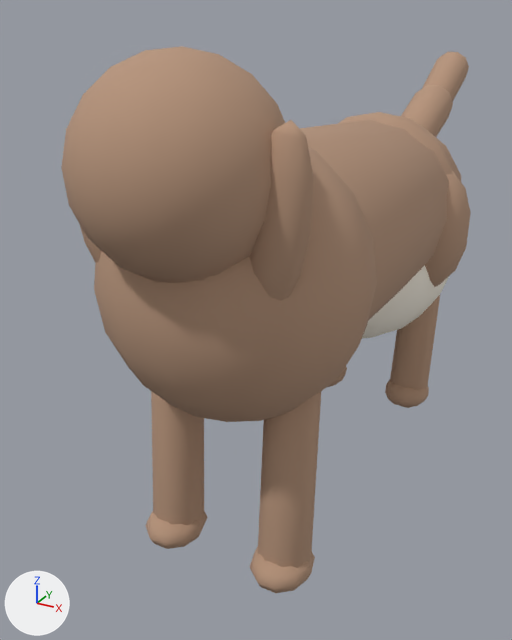
The glTF model WhiskerHunt/Resources/Raw/ar_models/dog-spaniel.glb as it was, and as the next commit left it.
Camera for both pictures: a 50 mm camera at (9547.0, -24708.0, 8676.0) aimed at (-2229.0, -3296.0, -2030.0). The axes (+X, +Y, +Z) are drawn at lower left. The lights are the same throughout. The picture after the commit comes second. Where no turn or scale is listed for an object, it has been applied to the vertices. Vertices at exactly the same position are counted once.

Names of what the first picture shows: 'dog-spaniel_0', 'dog-spaniel_1'.
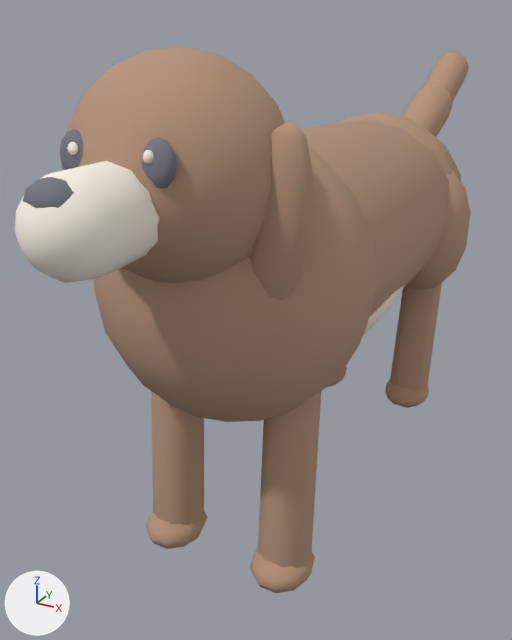
The newer file is also rescaled (x0.0000305), turned or shifted as a whole; pictures and numbers use the older file's frame.

Pixel boxes (x1, y1, x2, y2) of what changed, in the pictures (512 x 640 px):
'dog-spaniel_1', moved
    before: (362, 265, 448, 338)
    after: (15, 142, 405, 335)
'dog-spaniel_2', moved (not visible before)
    after: (23, 129, 177, 208)

Edits to the bpy script that builds the scene:
```text
Change me_dog_spaniel_2:
    used by ob_dog_spaniel_2; location = (0.0, 0.0, 0.0)
    remove me_dog_spaniel_2.from_pydata(...)  # 126 vertices, 240 faces; spans x -1505.0..1505.0, y -1270.0..1270.0, z -709.0..709.0
    add me_dog_spaniel_2.from_pydata(...)  # 126 vertices, 240 faces; spans x -1505.0..1505.0, y -15612.0..-13072.0, z 4958.0..6376.0
    me_dog_spaniel_2 part 1: the whole mesh is moved by (0.0, -14342.0, 5667.0)
Change me_dog_spaniel_1:
    used by ob_dog_spaniel_1; location = (0.0, 0.0, 0.0)
    remove me_dog_spaniel_1.from_pydata(...)  # 250 vertices, 484 faces; spans x -3244.0..3244.0, y -9095.0..9095.0, z -4261.0..4261.0
    add me_dog_spaniel_1.from_pydata(...)  # 250 vertices, 484 faces; spans x -3244.0..3244.0, y -15785.0..2405.0, z -2368.0..6155.0
    me_dog_spaniel_1 part 2: the whole mesh is moved by (0.0, -6690.0, 1893.0)
```
